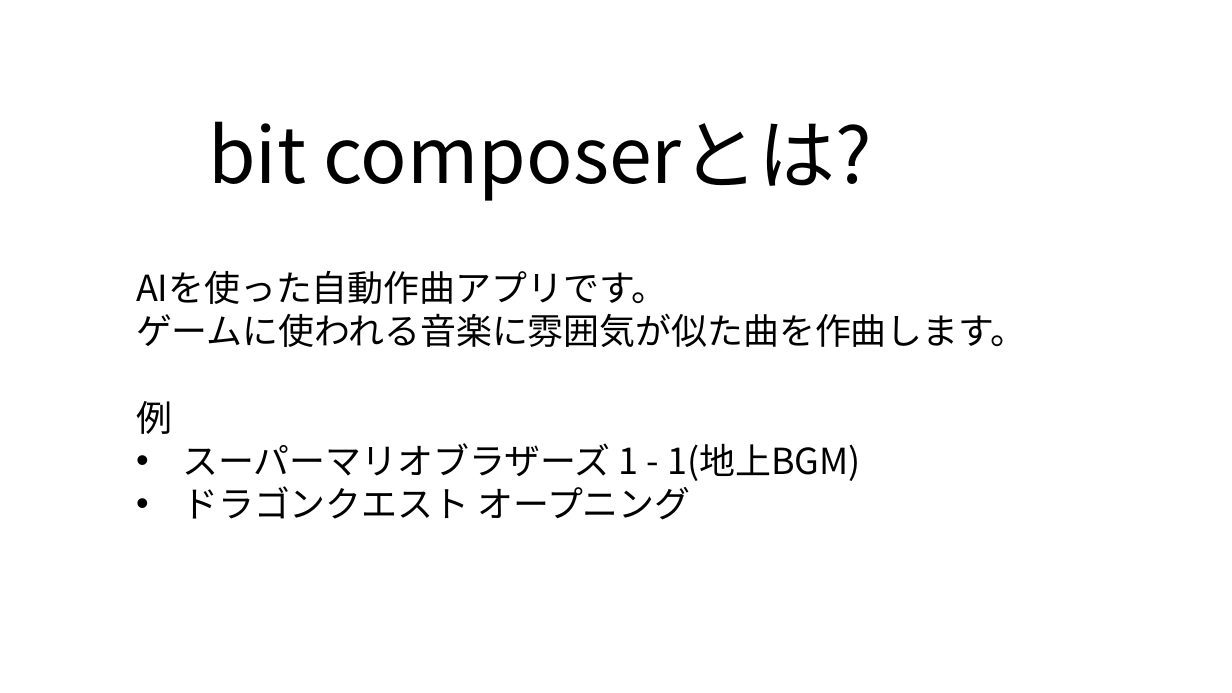
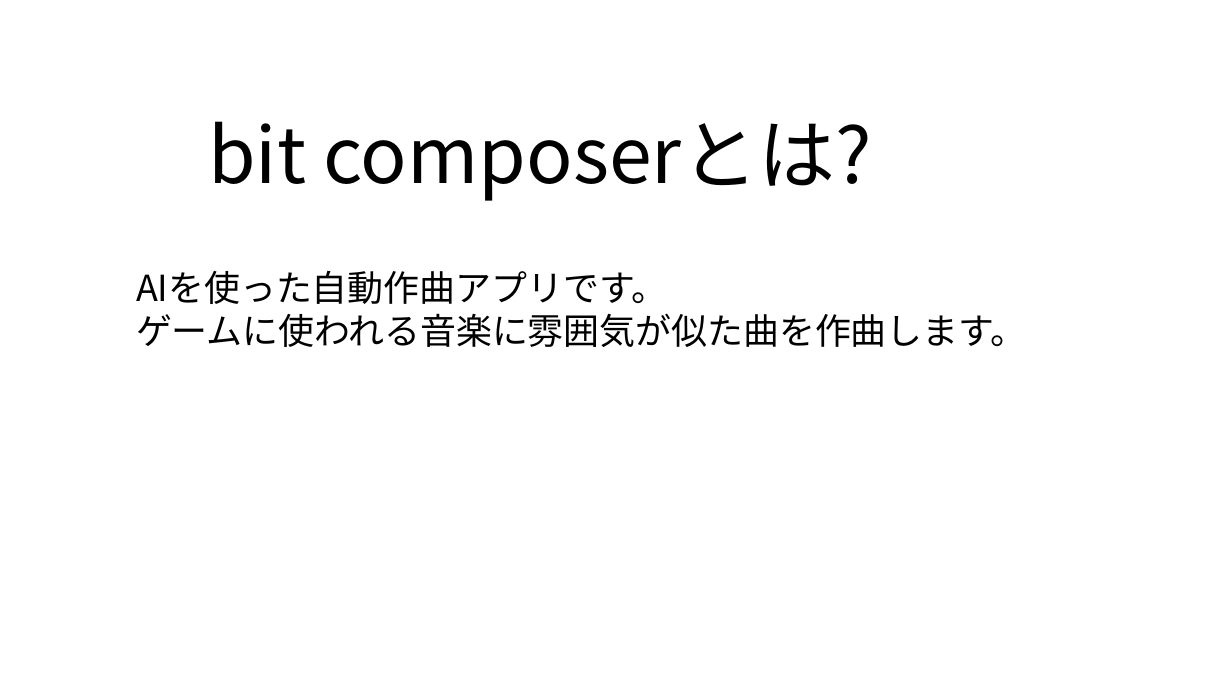
Before and after one commit to yoshitake266/bitComposer_prj, a slide deck: slide 2 of presentation/bit Composer.pptx. Drawn at 1232x693 pixels with LibreOffice and Linux fonts; fonts in the diff are those of the drawing. Boxes give left, top, right and bottom in pixels: in the first picture for what was removed or moved away, otherwise in the second. Text is boxed around its words. In the diff, an @@ line names an element or a change of style, - is before the commit and + after.

```diff
--- a/presentation/bit Composer.pptx
+++ b/presentation/bit Composer.pptx
@@ text at [136,401,860,520]: paragraphs removed @@
-例
-• スーパーマリオブラザーズ 1 - 1(地上BGM)
-• ドラゴンクエスト オープニング
```
